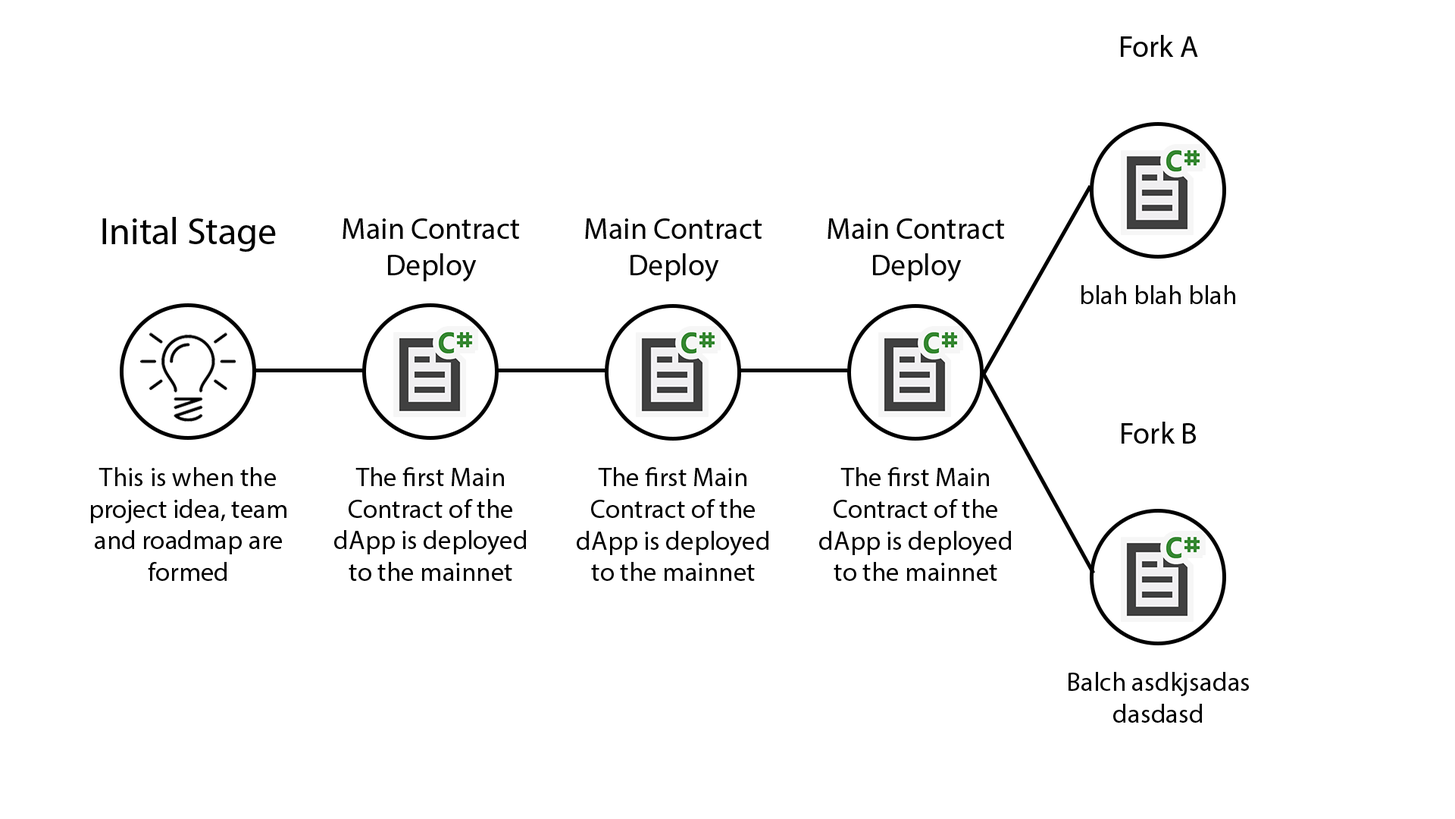
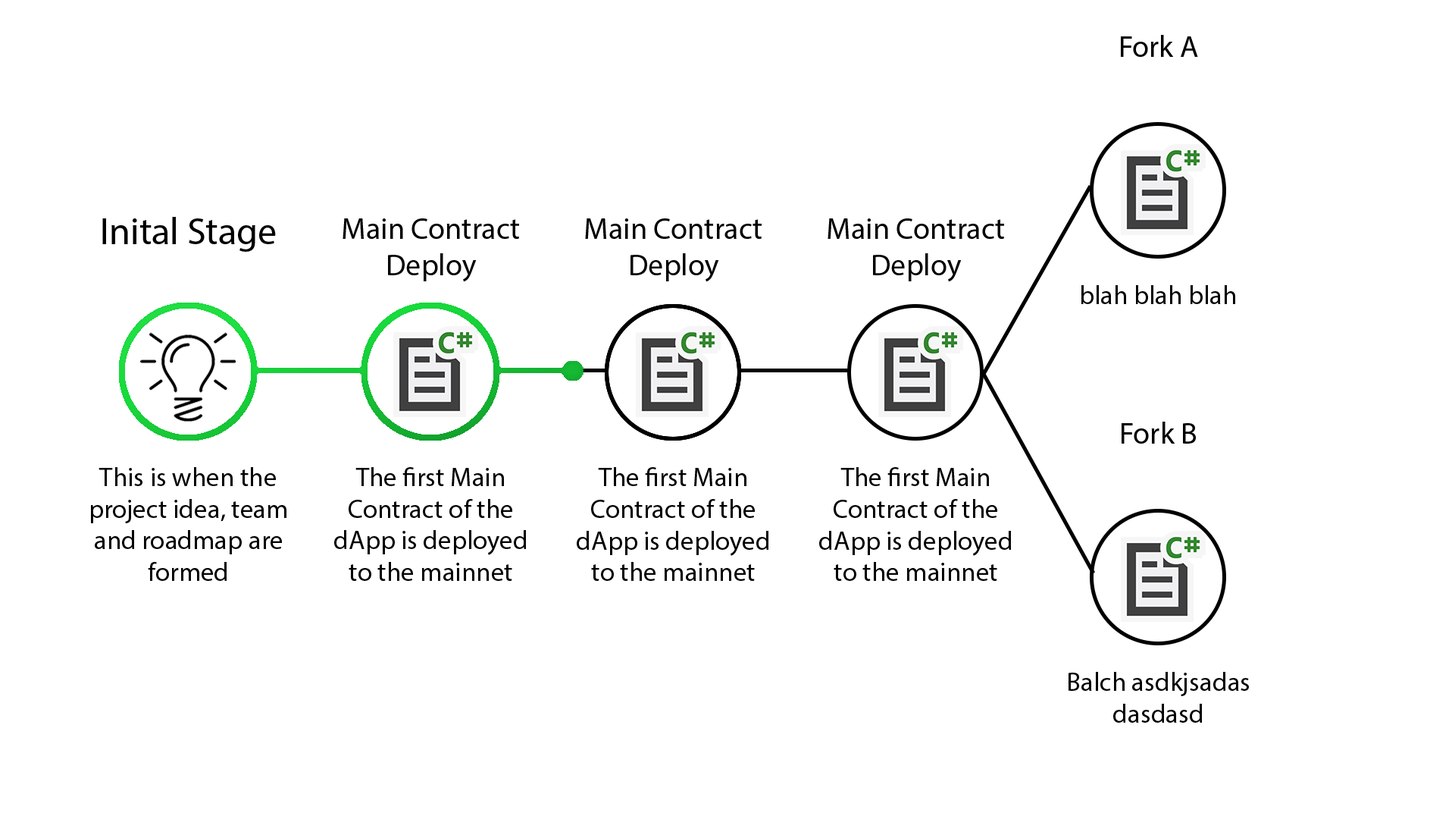
The second w=1455, h=819 image is a revision of the first. Changes to its layers:
added group "Progress" with 13 layers above "Milestone 3" over left=119, top=302, right=742, bottom=441
added layer "Layer 3" in group "Progress" over left=119, top=302, right=585, bottom=441
added layer "Outlines copy" in group "Progress" over left=119, top=303, right=742, bottom=441
added group "Outlines" with 9 layers in group "Progress" over left=119, top=303, right=742, bottom=441
added layer "Ellipse 2" in group "Outlines" over left=563, top=361, right=583, bottom=380
added group "Milestone 3 copy" with 2 layers in group "Outlines" over left=496, top=303, right=742, bottom=441
added layer "line" (2nd of 5, in "Progress" › "Outlines" › "Milestone 3 copy") in group "Milestone 3 copy" over left=496, top=368, right=585, bottom=373
added layer "Ellipse 1" (4th of 9, in "Progress" › "Outlines" › "Milestone 3 copy") in group "Milestone 3 copy" over left=604, top=303, right=742, bottom=441
added group "Milestone 2 copy" with 2 layers in group "Outlines" over left=253, top=303, right=499, bottom=440
added layer "line" (3rd of 5, in "Progress" › "Outlines" › "Milestone 2 copy") in group "Milestone 2 copy" over left=253, top=368, right=363, bottom=373
added layer "Ellipse 1" (5th of 9, in "Progress" › "Outlines" › "Milestone 2 copy") in group "Milestone 2 copy" over left=362, top=303, right=499, bottom=440
added group "Milestone 1 copy" with 1 layers in group "Outlines" over left=119, top=303, right=257, bottom=440
added layer "Ellipse 1" (6th of 9, in "Progress" › "Outlines" › "Milestone 1 copy") in group "Milestone 1 copy" over left=119, top=303, right=257, bottom=440
